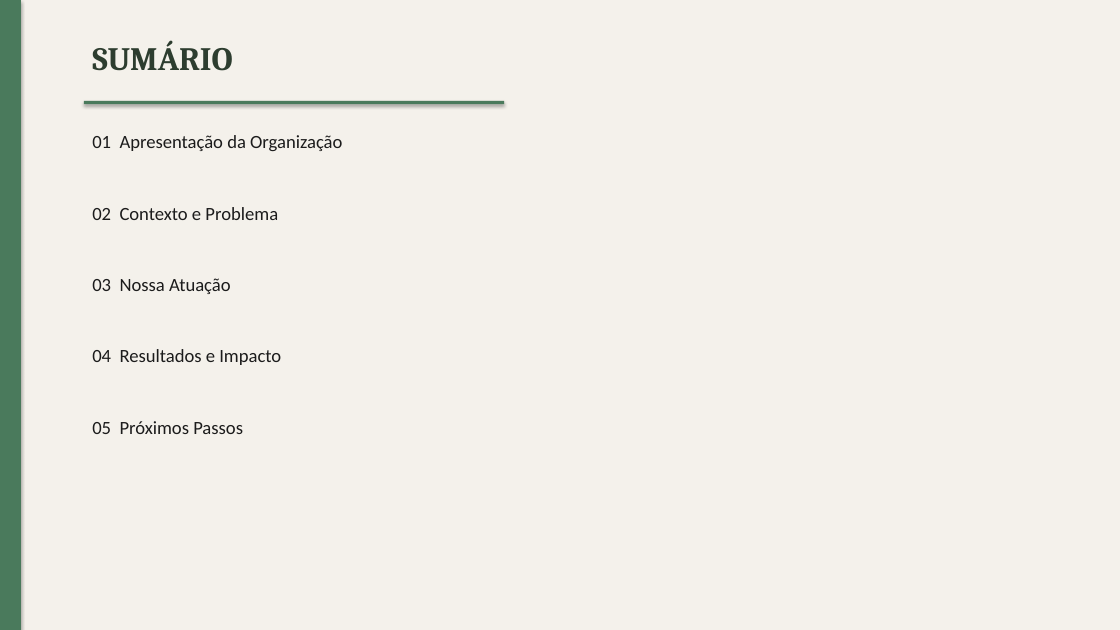
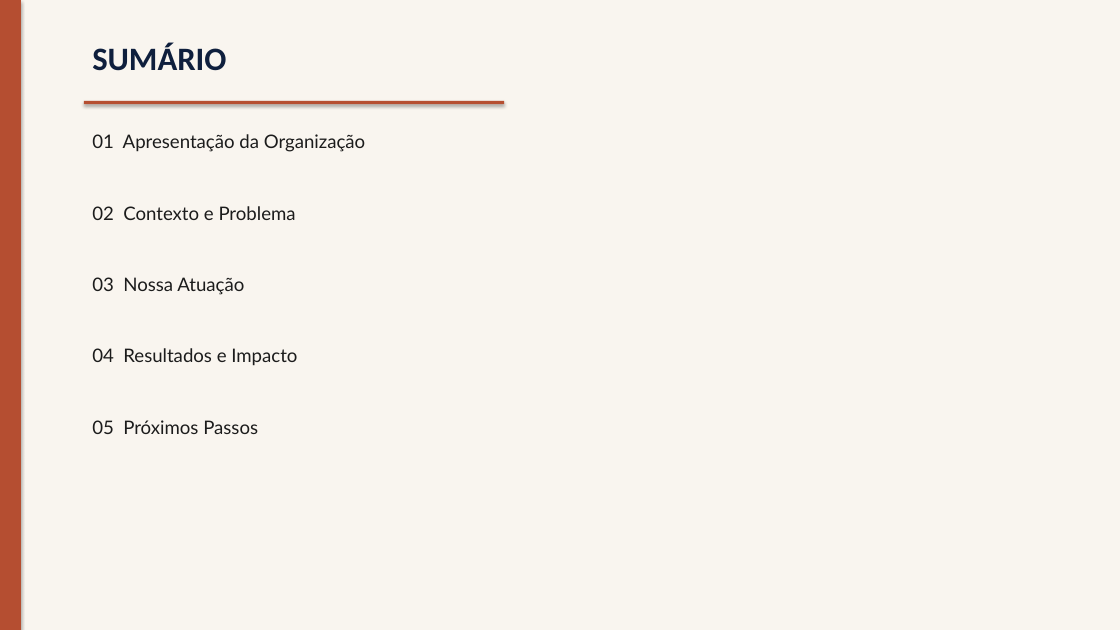
Before and after one commit to hugobelmorais-oss/site-obuntu, a slide deck: slide 2 of assets/templates/dignitatis_apresentacao.pptx. Drawn at 1120x630 pixels with LibreOffice and Linux fonts; fonts in the diff are those of the drawing. Boxes give left, top, right and bottom in pixels: in the first picture for what was removed or moved away, otherwise in the second. Text is boxed around its words. In the diff, an @@ line names an element or a change of style, - is before the commit and + after.

```diff
--- a/assets/templates/dignitatis_apresentacao.pptx
+++ b/assets/templates/dignitatis_apresentacao.pptx
@@ background #F4F1EB to #F9F5EF @@
@@ rectangle at box(0, 0, 21, 630): fill #4A7A5C to #B54E31 @@
@@ text "SUMÁRIO" at box(92, 43, 226, 71): font Cambria to Calibri, text colour #2D3D2F to #0F1F3D @@
@@ rectangle at box(84, 101, 504, 104): fill #4A7A5C to #B54E31 @@
@@ font Calibri to Lato in 5 elements at box(92, 134, 365, 152), box(92, 206, 296, 220), box(92, 277, 244, 295), box(92, 348, 297, 366), box(92, 420, 258, 434) @@
```
Also in this commit, not shown: 4 other slides changed, 15 other files.
